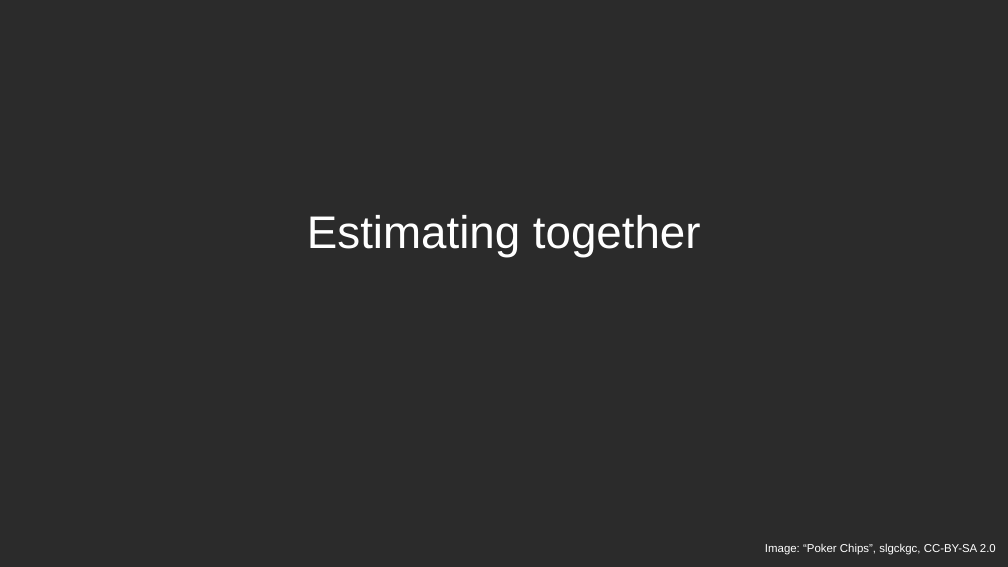
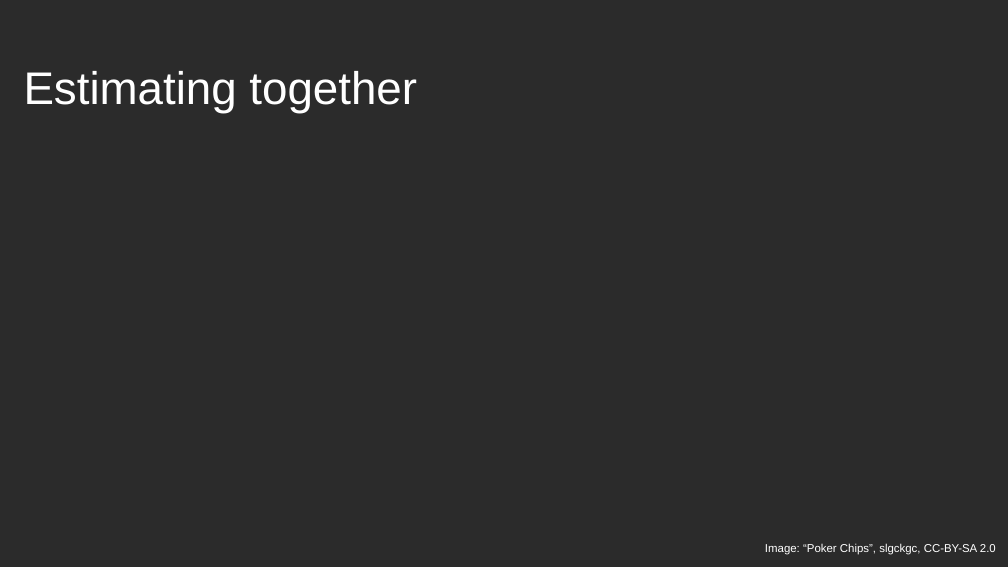
Before and after one commit to exasol/tutorials, a slide deck: slide 8 of estimating/estimating.odp. Drawn at 1008x567 pixels with LibreOffice and Linux fonts; fonts in the diff are those of the drawing; background and template pictures are left out; a plain dark background stands for a picture behind light text. Boxes give left, top, right and bottom in pixels: in the first picture for what was removed or moved away, otherwise in the second. Text is boxed around its words. In the diff, an @@ line names an element or a change of style, - is before the commit and + after.

```diff
--- a/estimating/estimating.odp
+++ b/estimating/estimating.odp
@@ subtitle "Estimating together": place and size @@
-subtitle "Estimating together" at bbox=[307, 215, 701, 257]
+subtitle "Estimating together" at bbox=[24, 71, 417, 113]
```
Also in this commit, not shown: 7 other slides changed, 1 slide added.
